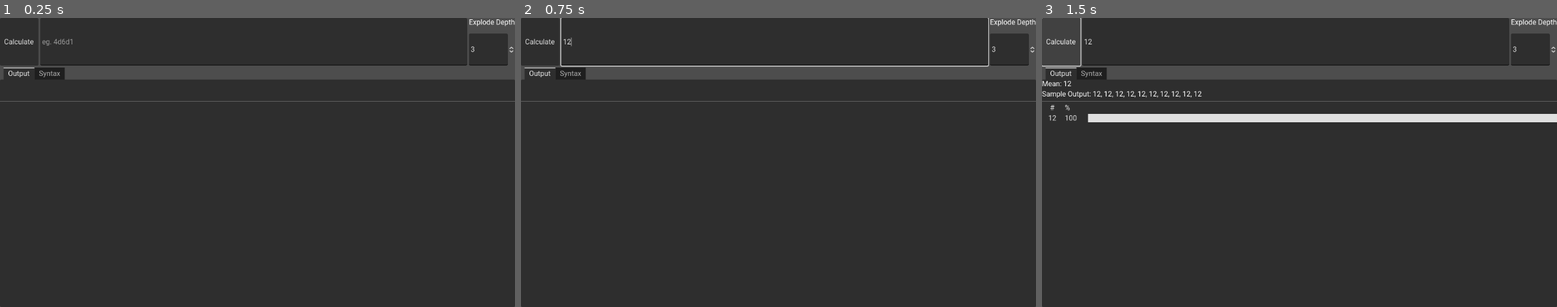
Above: before the commit, frames 1-3 (left to right).
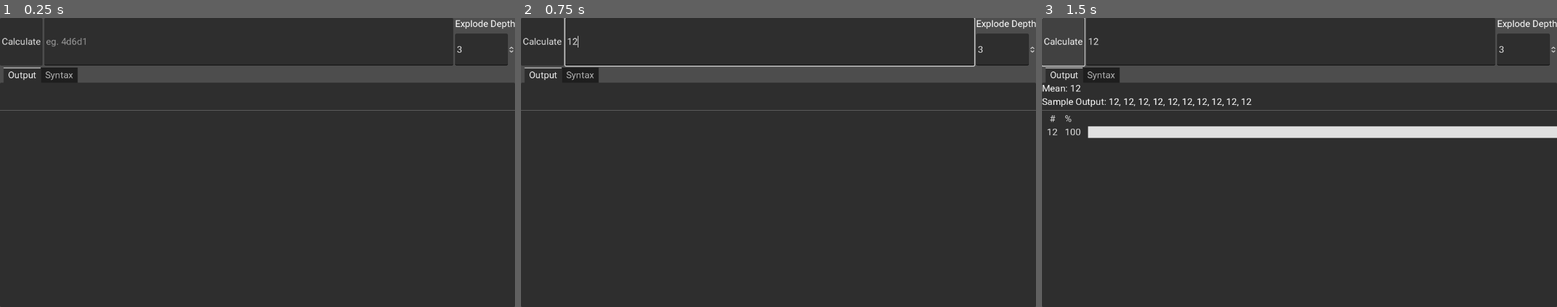
Above: after the commit, the same moments.

Repository: oganm/many_dice
Game: Godot game, scene res://many_dice.tscn
The game is run twice, just before and just after one commit, with the same random seed, the same clock (stepped at 60 frames per second) and the same inputs.
Inputs (mouse positions are in pixels of both pictures, inside the frame that each line leads up to):
- Up to frame 1 (0.25 s): no input
- Up to frame 2 (0.75 s): click (773, 41) at 0.52 s; type "12" at 0.6 s
- Up to frame 3 (1.5 s): click "Calculate" at 1.25 s

The runs differ from the first frame. In frame 1, 2.1% of the frame differs, in the area x 0-100%, y 0-33%; in frame 2, 2.1%; in frame 3, 9.3%, in the area x 0-100%, y 0-42%.

Commit message:
update documentation

Diff:
--- a/many_dice.tscn
+++ b/many_dice.tscn
@@ -1,15 +1,19 @@
-[gd_scene load_steps=5 format=3 uid="uid://b7qfcvq0ugp3s"]
+[gd_scene load_steps=6 format=3 uid="uid://b7qfcvq0ugp3s"]
 
 [ext_resource type="Script" path="res://many_dice.gd" id="1"]
 [ext_resource type="FontFile" path="res://utils/Fonts/roboto_regular.tres" id="2"]
 [ext_resource type="FontFile" path="res://utils/Fonts/roboto_bold.tres" id="3"]
 [ext_resource type="Theme" path="res://utils/theme.tres" id="4"]
 
+[sub_resource type="Theme" id="Theme_unoio"]
+default_font_size = 21
+
 [node name="ManyDice" type="Control"]
 layout_mode = 3
 anchors_preset = 15
 anchor_right = 1.0
 anchor_bottom = 1.0
+theme = SubResource("Theme_unoio")
 script = ExtResource("1")
 
 [node name="VBoxContainer" type="VBoxContainer" parent="."]
@@ -91,11 +95,16 @@
 bbcode_enabled = true
 text = "4d6: roll 4 six sided dice
 4d6s: roll 4d6 sort the results
-4d6+2d5/2:  perform arbitrary mathematical operations
+4d6s>5: roll 4d6s return the number of 5s and 6s (\"s\" means success in this context)
+4d6s>5f1: roll 4d6s count all 5s and 6s, substract the number of 1s
+4d6+2d5/2: perform arbitrary mathematical operations. The statements are turned into Expressions so everything supported by them will work fine. Note that the result will be the data type returned by execution of the expression. Often a float.
 4d6d1: roll 4d6, drop the lowest one
 4d6dh1: roll 4d6, drop the highest one
 4d6k1: roll 4d6, keep the highest one
 4d6kl1: roll 4d6, keep the lowest one
+4d6d=1: roll 4d6s drop all 1s
+4d6k>5: roll 4d6s keep only 5s and 6s
+4d6d<2: roll 4d6s drop all 1s and 2s
 4d6r1: roll 4d6 reroll all 1s (1 is not a possible result)
 4d6ro1: roll 4d6 reroll 1s once
 4d6r<2: roll 4d6 reroll all 1s and 2s (not possible results)
